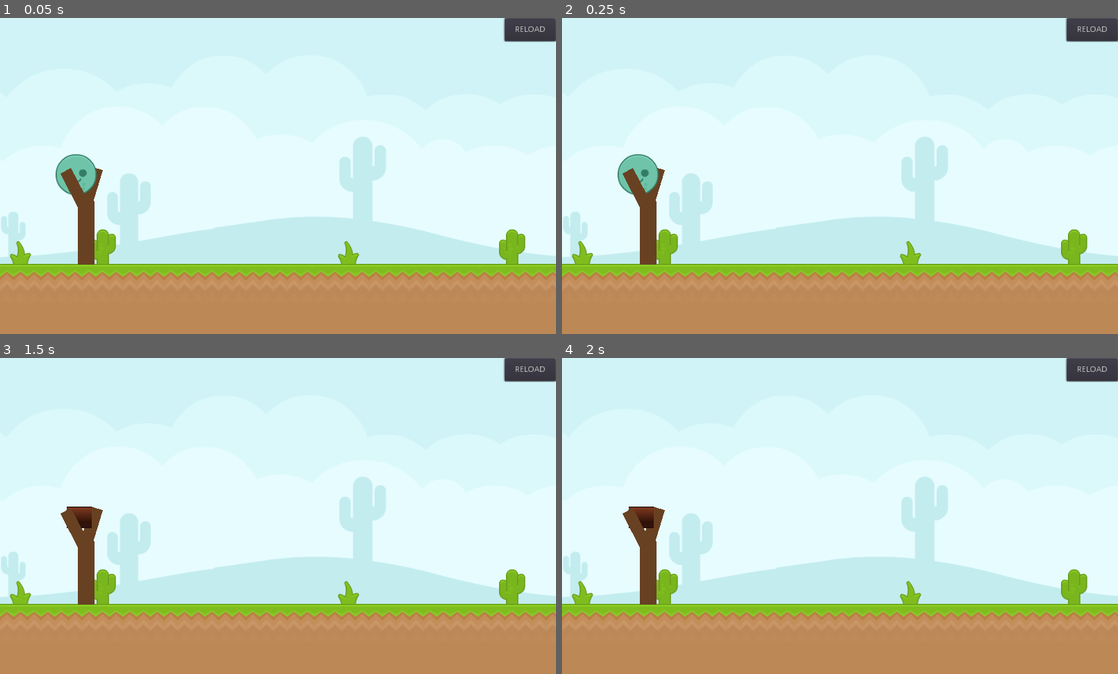
Above: before the commit, frames 1-4 (two rows, left to right).
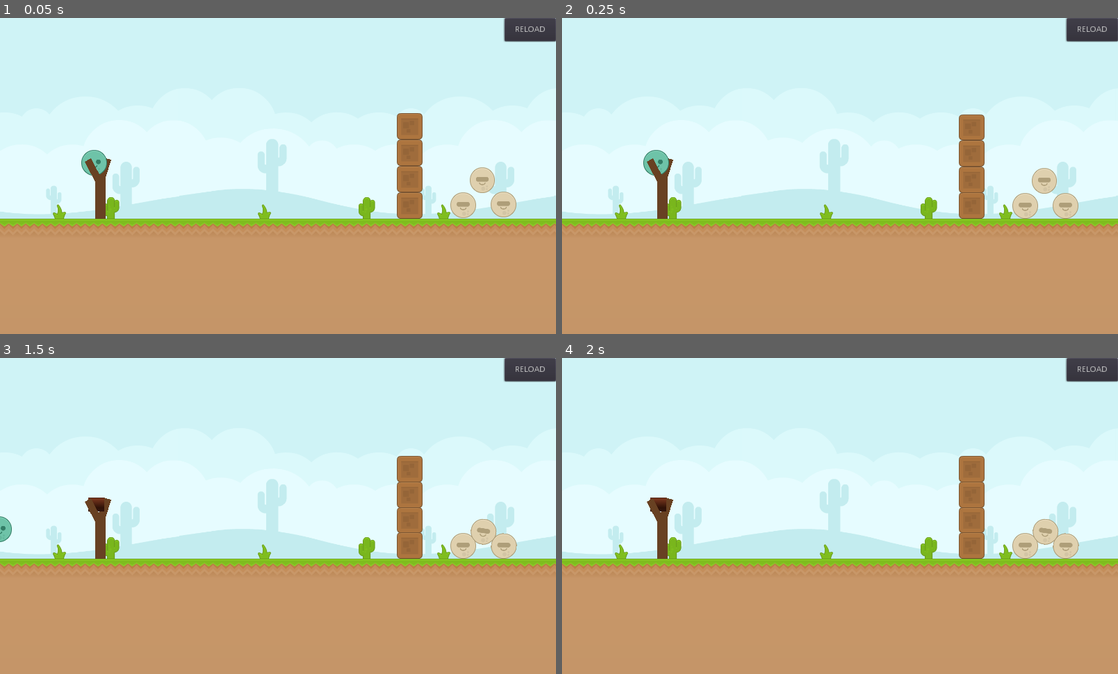
Above: after the commit, the same moments.

Repository: crystal-bit/angry-aliens
Game: Godot game, scene res://Screens/Main.tscn
Same seed, same stepped clock (60 frames per second), same inputs: the game is played once before the commit and once after it. The engine's default icon, where the game draws it, is replaced by a stand-in: a white triangle on a blue panel in a dark square.
Inputs (mouse positions are in pixels of both pictures, inside the frame that each line leads up to):
- Up to frame 1 (0.05 s): no input
- Up to frame 2 (0.25 s): no input
- Up to frame 3 (1.5 s): drag from (88, 516) to (333, 446) at 0.52 s; drag from (166, 531) to (250, 579) at 1.27 s
- Up to frame 4 (2 s): no input

The runs differ from the first frame. In frame 1, 29% of the frame differs, in the area x 0-100%, y 30-84%; in frame 2, 29%; in frame 3, 29%; in frame 4, 28%.

Commit message:
Add camera and clamping to Level1.
- Add CameraFocus node and script
- Add Camera2D, set limits
- Update sky background and terrain background gradients
- Update input map

Diff:
--- /dev/null
+++ b/Levels/Level1/CameraFocus.gd
@@ -0,0 +1,40 @@
+extends Node2D
+
+onready var slingshot = 0
+
+export var debug_move_with_wasd = true
+
+var speed = 500
+var clamping = true
+
+func _ready():
+	set_process(debug_move_with_wasd)
+
+
+func _process(delta):
+	if Input.is_action_pressed("ui_left"):
+		position.x -= speed * delta
+	if Input.is_action_pressed("ui_right"):
+		position.x += speed * delta
+	if Input.is_action_pressed("ui_up"):
+		position.y -= speed * delta
+	if Input.is_action_pressed("ui_down"):
+		position.y += speed * delta
+#	if Input.is_action_just_pressed("ui_select"):
+#		clamping = !clamping
+	if clamping:
+		clamp_into_camera_limits()
+
+
+func clamp_into_camera_limits():
+#	print($Camera2D.get_canvas_transform().xform(Vector2($Camera2D.limit_left, $Camera2D.limit_top)))
+	var vws = $Camera2D.get_viewport().get_visible_rect().size * $Camera2D.zoom
+
+	position.x = clamp(position.x,
+		$Camera2D.limit_left + vws.x / 2,
+		$Camera2D.limit_right - vws.x / 2
+	)
+	position.y = clamp(position.y,
+		$Camera2D.limit_top + vws.y / 2,
+		$Camera2D.limit_bottom - vws.y / 2
+	)
--- a/Levels/Level1/Level1.tscn
+++ b/Levels/Level1/Level1.tscn
@@ -8,6 +8,8 @@
 [ext_resource path="res://Objects/Slingshot/Slingshot.tscn" type="PackedScene" id=6]
 [ext_resource path="res://Objects/Projectile/Projectile.tscn" type="PackedScene" id=7]
 [ext_resource path="res://Objects/Obstacles/WoodObstacle1.tscn" type="PackedScene" id=8]
+[ext_resource path="res://Levels/Level1/CameraFocus.gd" type="Script" id=9]
+[ext_resource path="res://icon.png" type="Texture" id=10]
 
 [sub_resource type="ConvexPolygonShape2D" id=1]
 points = PoolVector2Array( 70, 70, 0, 70, 0, 0, 70, 0 )
@@ -61,19 +63,28 @@
 3/z_index = 0
 
 [sub_resource type="Gradient" id=3]
-offsets = PoolRealArray( 0, 0.173913, 1 )
-colors = PoolColorArray( 0.741176, 0.537255, 0.345098, 0, 0.741176, 0.537255, 0.345098, 1, 0.741176, 0.537255, 0.345098, 1 )
+offsets = PoolRealArray( 0.109453, 0.149254, 0.38806, 1 )
+colors = PoolColorArray( 0.788235, 0.596078, 0.411765, 0, 0.784314, 0.596078, 0.411765, 1, 0.784314, 0.596078, 0.411765, 1, 0.76817, 0.585517, 0.413401, 1 )
 
 [sub_resource type="GradientTexture" id=4]
 gradient = SubResource( 3 )
 
+[sub_resource type="Gradient" id=5]
+offsets = PoolRealArray( 0.0892019, 1 )
+colors = PoolColorArray( 0.604401, 0.886636, 0.910156, 1, 0.815686, 0.956863, 0.968627, 1 )
+
+[sub_resource type="GradientTexture" id=6]
+gradient = SubResource( 5 )
+
 [node name="Level1" type="Node2D"]
 script = ExtResource( 5 )
 __meta__ = {
+"_edit_horizontal_guides_": [ 857.0 ],
 "_edit_lock_": true
 }
 
 [node name="Background" type="Node2D" parent="."]
+position = Vector2( -4, 0 )
 __meta__ = {
 "_edit_group_": true
 }
@@ -87,7 +98,7 @@
 texture = ExtResource( 3 )
 
 [node name="blue_desert3" type="Sprite" parent="Background"]
-position = Vector2( 1903, 223 )
+position = Vector2( 1902, 223 )
 texture = ExtResource( 3 )
 
 [node name="TileMap" type="TileMap" parent="."]
@@ -100,14 +111,18 @@
 }
 
 [node name="Sprite" type="Sprite" parent="TileMap"]
-position = Vector2( 2377.66, 451.004 )
+position = Vector2( 2377.66, 406.354 )
 rotation = 1.5708
-scale = Vector2( 0.103715, 3016.85 )
+scale = Vector2( 0.227524, 3016.85 )
 texture = SubResource( 4 )
 centered = false
-__meta__ = {
-"_edit_lock_": true
-}
+
+[node name="BlueSky" type="Sprite" parent="TileMap"]
+position = Vector2( 2410, -751 )
+rotation = 1.5708
+scale = Vector2( 0.227524, 3069.7 )
+texture = SubResource( 6 )
+centered = false
 
 [node name="Enemies" type="Node2D" parent="TileMap"]
 position = Vector2( 400, 0 )
@@ -164,4 +179,28 @@
 __meta__ = {
 "_edit_use_anchors_": false
 }
+
+[node name="CameraFocus" type="Node2D" parent="."]
+position = Vector2( 632, 304 )
+script = ExtResource( 9 )
+__meta__ = {
+"_edit_group_": true
+}
+
+[node name="Camera2D" type="Camera2D" parent="CameraFocus"]
+scale = Vector2( 0.964905, 0.976555 )
+current = true
+zoom = Vector2( 1.6, 1.6 )
+limit_left = -600
+limit_top = -600
+limit_right = 2300
+limit_bottom = 850
+smoothing_enabled = true
+editor_draw_screen = false
+editor_draw_limits = true
+
+[node name="debug" type="Sprite" parent="CameraFocus"]
+visible = false
+scale = Vector2( 0.5, 0.5 )
+texture = ExtResource( 10 )
 [connection signal="pressed" from="CanvasLayer/ReloadSceneBtn" to="." method="_on_ReloadSceneBtn_pressed"]
--- a/project.godot
+++ b/project.godot
@@ -28,6 +28,30 @@
 
 [input]
 
+ui_left={
+"deadzone": 0.5,
+"events": [ Object(InputEventKey,"resource_local_to_scene":false,"resource_name":"","device":0,"alt":false,"shift":false,"control":false,"meta":false,"command":false,"pressed":false,"scancode":65,"unicode":0,"echo":false,"script":null)
+, Object(InputEventJoypadButton,"resource_local_to_scene":false,"resource_name":"","device":0,"button_index":14,"pressure":0.0,"pressed":false,"script":null)
+ ]
+}
+ui_right={
+"deadzone": 0.5,
+"events": [ Object(InputEventKey,"resource_local_to_scene":false,"resource_name":"","device":0,"alt":false,"shift":false,"control":false,"meta":false,"command":false,"pressed":false,"scancode":68,"unicode":0,"echo":false,"script":null)
+, Object(InputEventJoypadButton,"resource_local_to_scene":false,"resource_name":"","device":0,"button_index":15,"pressure":0.0,"pressed":false,"script":null)
+ ]
+}
+ui_up={
+"deadzone": 0.5,
+"events": [ Object(InputEventKey,"resource_local_to_scene":false,"resource_name":"","device":0,"alt":false,"shift":false,"control":false,"meta":false,"command":false,"pressed":false,"scancode":87,"unicode":0,"echo":false,"script":null)
+, Object(InputEventJoypadButton,"resource_local_to_scene":false,"resource_name":"","device":0,"button_index":12,"pressure":0.0,"pressed":false,"script":null)
+ ]
+}
+ui_down={
+"deadzone": 0.5,
+"events": [ Object(InputEventKey,"resource_local_to_scene":false,"resource_name":"","device":0,"alt":false,"shift":false,"control":false,"meta":false,"command":false,"pressed":false,"scancode":83,"unicode":0,"echo":false,"script":null)
+, Object(InputEventJoypadButton,"resource_local_to_scene":false,"resource_name":"","device":0,"button_index":13,"pressure":0.0,"pressed":false,"script":null)
+ ]
+}
 debug_panel={
 "deadzone": 0.5,
 "events": [ Object(InputEventKey,"resource_local_to_scene":false,"resource_name":"","device":0,"alt":false,"shift":false,"control":false,"meta":false,"command":false,"pressed":false,"scancode":16777244,"unicode":0,"echo":false,"script":null)
Not shown: 1 places in Levels/Level1/Level1.tscn that only renumber resources
